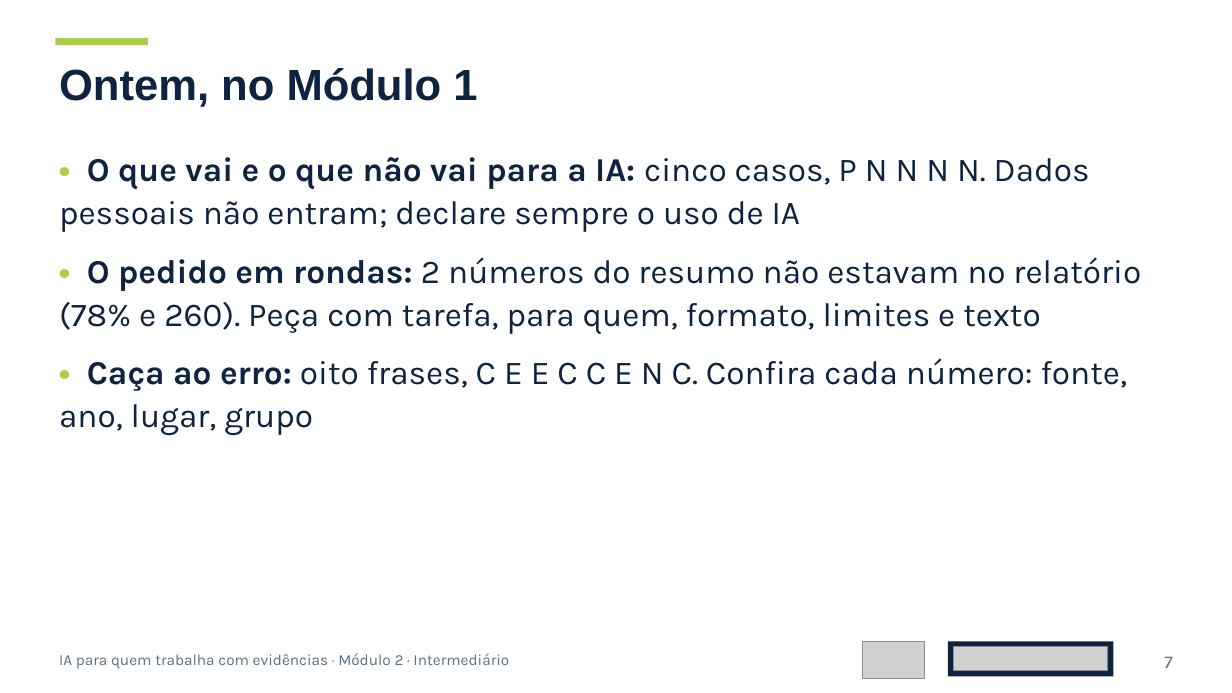
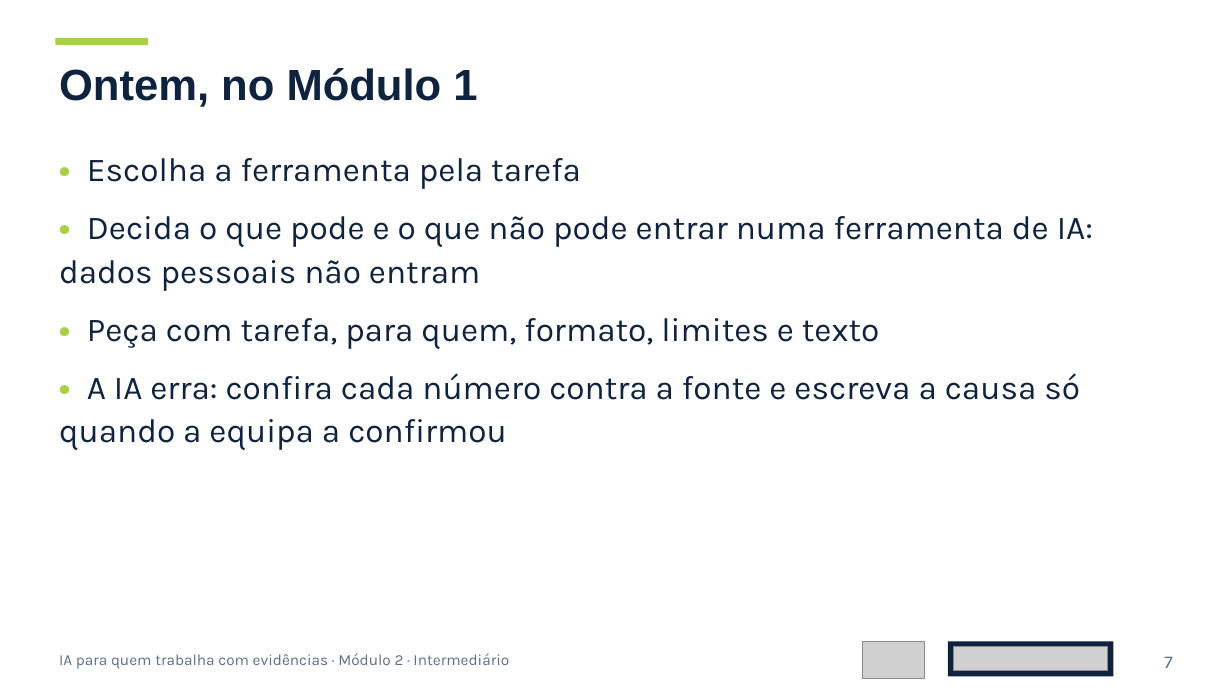
Before and after one commit to policy-lab/policy-lab.github.io, a slide deck: slide 7 of ia-evidencias/downloads/modulo2-diapositivos.pptx. Drawn at 1232x693 pixels with LibreOffice and Linux fonts; fonts in the diff are those of the drawing; grey boxes stand for pictures. Boxes give left, top, right and bottom in pixels: in the first picture for what was removed or moved away, otherwise in the second. Text is boxed around its words. In the diff, an @@ line names an element or a change of style, - is before the commit and + after.

Commit message:
Página do curso: diapositivos (Módulos 1 e 2), respostas comentadas (Módulo 1) e pedidos para copiar

```diff
--- a/ia-evidencias/downloads/modulo2-diapositivos.pptx
+++ b/ia-evidencias/downloads/modulo2-diapositivos.pptx
@@ text at <box>59,158,1093,450</box>: text changed @@
-• O que vai e o que não vai para a IA: cinco casos, P N N N N. Dados pessoais não entram; declare sempre o uso de IA
-• O pedido em rondas: 2 números do resumo não estavam no relatório (78% e 260). Peça com tarefa, para quem, formato, limites e texto
-• Caça ao erro: oito frases, C E E C C E N C. Confira cada número: fonte, ano, lugar, grupo
+• Escolha a ferramenta pela tarefa
+• Decida o que pode e o que não pode entrar numa ferramenta de IA: dados pessoais não entram
+• Peça com tarefa, para quem, formato, limites e texto
+• A IA erra: confira cada número contra a fonte e escreva a causa só quando a equipa a confirmou
```
Also in this commit, not shown: 3 other files.
